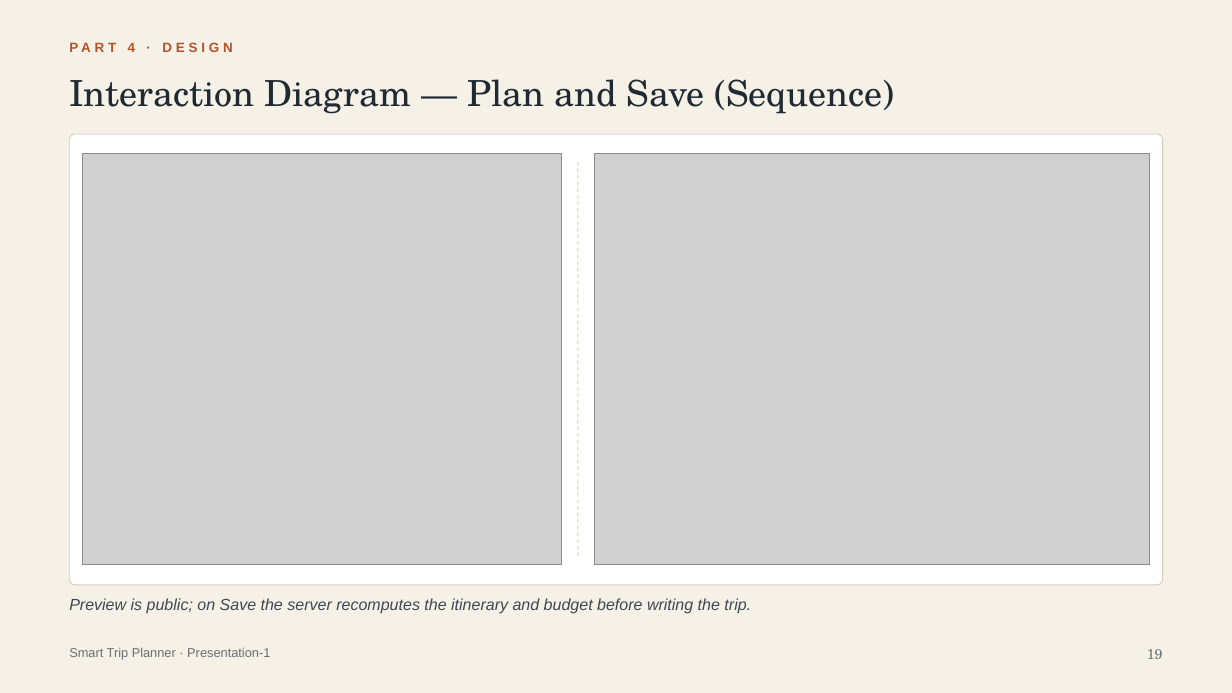
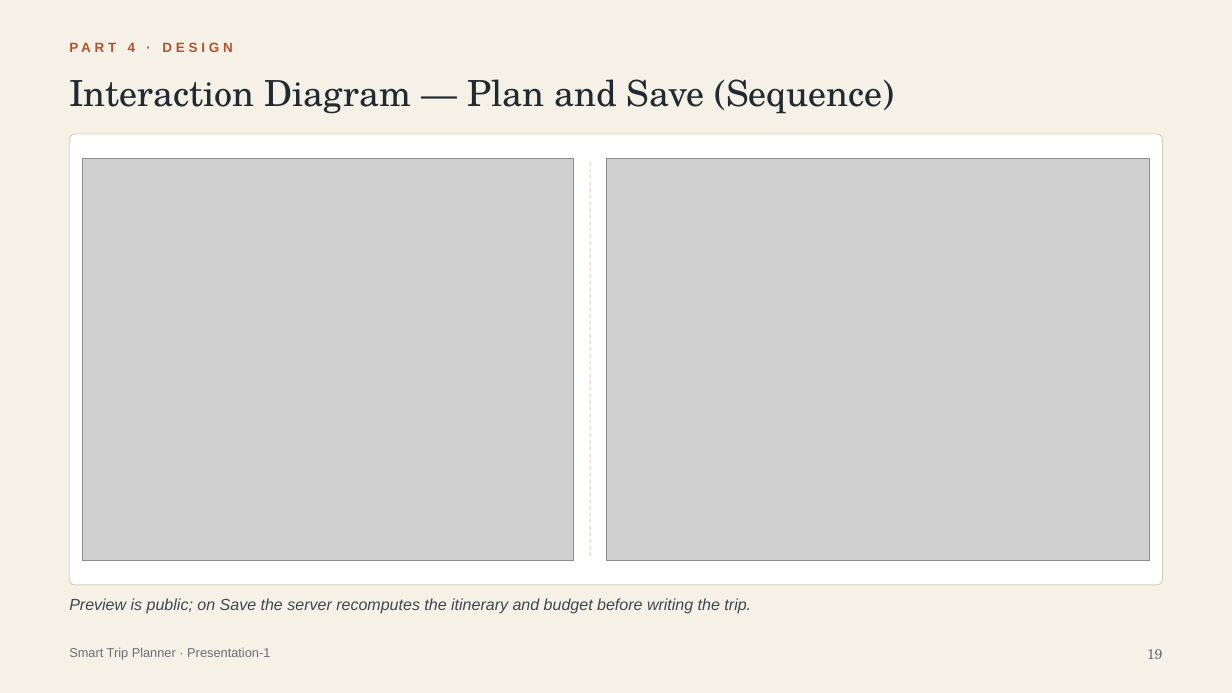
Before and after one commit to krishnakm143/smart-trip-planner, a slide deck: slide 19 of docs/Smart_Trip_Planner_Presentation1.pptx. Drawn at 1232x693 pixels with LibreOffice and Linux fonts; fonts in the diff are those of the drawing; grey boxes stand for pictures. Boxes give left, top, right and bottom in pixels: in the first picture for what was removed or moved away, otherwise in the second. Text is boxed around its words. In the diff, an @@ line names an element or a change of style, - is before the commit and + after.

```diff
--- a/docs/Smart_Trip_Planner_Presentation1.pptx
+++ b/docs/Smart_Trip_Planner_Presentation1.pptx
@@ picture: place and size @@
-picture at <box>82,154,562,566</box>
+picture at <box>82,159,574,561</box>
@@ line moved from (578, 162) - (578, 557) to (591, 162) - (591, 557) @@
@@ picture: place and size @@
-picture at <box>594,154,1150,566</box>
+picture at <box>606,159,1150,561</box>
```
Also in this commit, not shown: 12 other slides changed, 24 other files.
